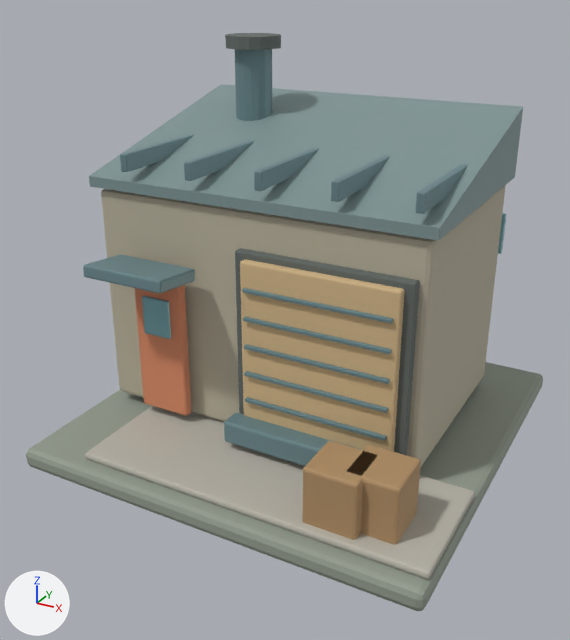
An edit to the Blender file Native/CitySimNative/WorldArt/Blender/FourViewProduction/CommercialIndustrial/ironleaf_service_workshop/ironleaf_service_workshop.blend, drawn before and after from the same camera.
Rendered twice from a 50 mm camera at (3.26, -6.4, 4.14) aimed at (-0.07, -0.34, 1.11). Arrows for +X, +Y and +Z are at lower left; the lights stay in place. The picture after the commit comes second.

Names of what the first picture shows: 'LoadingBumper', 'LoadingRecess', 'LotDiamond', 'PersonnelDoor', 'RollupDoor', 'SawtoothRoof', 'ServiceApron', 'ServiceCanopy', 'ShippingCrate_1', 'ShippingCrate_2', 'VentStack', 'WorkshopBody' and 13 more.
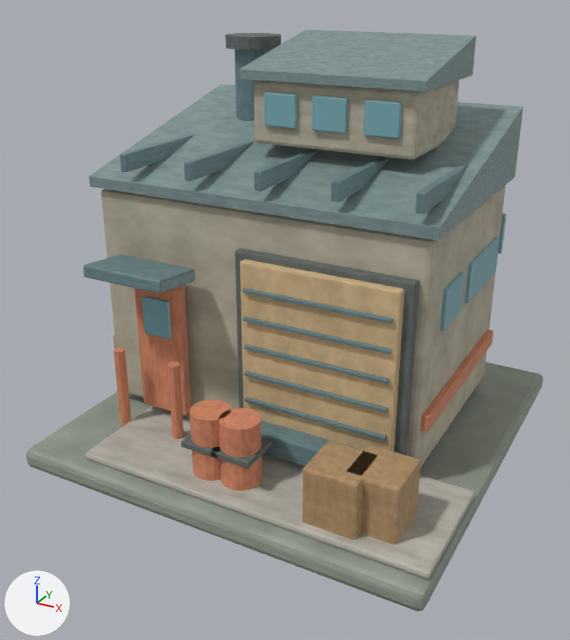
Location of each change, [x1, y1, x2, y2] in pixels of the pictures (570 x 640 px):
'MonitorRoof', added
    after: [239, 30, 476, 92]
'RoofMonitor', added
    after: [254, 80, 459, 160]
'ServiceDrum1', added
    after: [219, 408, 262, 491]
'ServiceDrum0', added
    after: [190, 400, 231, 481]
'WorkshopSideStripe_1', added
    after: [421, 330, 493, 432]
'MonitorGlass.002', added (cyan)
    after: [363, 100, 402, 139]
'MonitorGlass.001', added (cyan)
    after: [312, 96, 348, 133]
'MonitorGlass', added (cyan)
    after: [264, 92, 298, 129]
'SafetyBollard.001', added
    after: [168, 362, 184, 439]
'WorkshopSideWindow_1_0', added (cyan)
    after: [440, 272, 465, 331]
'SafetyBollard', added
    after: [113, 347, 131, 427]
'WorkshopSideWindow_1_1', added (cyan)
    after: [465, 249, 487, 303]
'DrumBand1', added
    after: [210, 438, 271, 468]
'WorkshopSideWindow_1_2', added (cyan)
    after: [483, 236, 500, 286]
'DrumBand0', added
    after: [181, 434, 221, 458]

What changed in the scene script:
```text
Add me_monitorroofmesh:
    me_monitorroofmesh.from_pydata([(-0.86, -0.63, 0.0), (0.86, -0.63, 0.0), (-0.86, 0.63, 0.0), (0.86, 0.63, 0.0), (-0.86, -0.63, 0.08), (0.86, -0.63, 0.08), (-0.86, 0.63, 0.34), (0.86, 0.63, 0.34)], [], [(0, 1, 3, 2), (0, 4, 5, 1), (2, 3, 7, 6), (0, 2, 6, 4), (1, 5, 7, 3), (4, 6, 7, 5)])
    me_monitorroofmesh.materials.append(mat_workshoproof)
Add ob_drumband1:
    ob_drumband1 = bpy.data.objects.new('DrumBand1', me_cube_039)  # 56 vertices, 54 faces; spans x -0.195..0.195, y -0.195..0.195, z -0.03..0.03
    ob_drumband1.parent = ob_assetroot
    ob_drumband1.location = (0.12, -1.48, 0.38)
Add ob_servicedrum1:
    ob_servicedrum1 = bpy.data.objects.new('ServiceDrum1', me_cylinder_005)  # a 20-sided cylinder along z spanning x -0.18..0.18, y -0.18..0.18, z -0.31..0.31
    ob_servicedrum1.parent = ob_assetroot
    ob_servicedrum1.location = (0.12, -1.48, 0.37)
Add ob_drumband0:
    ob_drumband0 = bpy.data.objects.new('DrumBand0', me_cube_039.copy())
    ob_drumband0.parent = ob_assetroot
    ob_drumband0.location = (-0.18, -1.48, 0.38)
Add ob_servicedrum0:
    ob_servicedrum0 = bpy.data.objects.new('ServiceDrum0', me_cylinder_005.copy())
    ob_servicedrum0.parent = ob_assetroot
    ob_servicedrum0.location = (-0.18, -1.48, 0.37)
Add ob_safetybollard_001:
    ob_safetybollard_001 = bpy.data.objects.new('SafetyBollard.001', me_cylinder_003)  # a 12-sided cylinder along z spanning x -0.055..0.055, y -0.055..0.055, z -0.42..0.42
    ob_safetybollard_001.parent = ob_assetroot
    ob_safetybollard_001.location = (-0.78, -1.18, 0.42)
Add ob_safetybollard:
    ob_safetybollard = bpy.data.objects.new('SafetyBollard', me_cylinder_003.copy())
    ob_safetybollard.parent = ob_assetroot
    ob_safetybollard.location = (-1.42, -1.18, 0.42)
Add ob_monitorglass_002:
    ob_monitorglass_002 = bpy.data.objects.new('MonitorGlass.002', me_cube_035)  # 56 vertices, 54 faces; spans x -0.16..0.16, y -0.025..0.025, z -0.145..0.145; in mat_workshopglass (cyan #7cadb6)
    ob_monitorglass_002.parent = ob_assetroot
    ob_monitorglass_002.location = (0.76, -0.185, 3.04)
Add ob_monitorglass_001:
    ob_monitorglass_001 = bpy.data.objects.new('MonitorGlass.001', me_cube_035.copy())
    ob_monitorglass_001.parent = ob_assetroot
    ob_monitorglass_001.location = (0.28, -0.185, 3.04)
Add ob_monitorglass:
    ob_monitorglass = bpy.data.objects.new('MonitorGlass', me_cube_035.copy())
    ob_monitorglass.parent = ob_assetroot
    ob_monitorglass.location = (-0.2, -0.185, 3.04)
Add ob_monitorroof:
    ob_monitorroof = bpy.data.objects.new('MonitorRoof', me_monitorroofmesh)
    ob_monitorroof.parent = ob_assetroot
    ob_monitorroof.location = (0.28, 0.38, 3.29)
Add ob_roofmonitor:
    ob_roofmonitor = bpy.data.objects.new('RoofMonitor', me_cube_032)  # 56 vertices, 54 faces; spans x -0.78..0.78, y -0.55..0.55, z -0.28..0.28
    ob_roofmonitor.parent = ob_assetroot
    ob_roofmonitor.location = (0.28, 0.38, 3.0)
Add ob_workshopsidestripe_1:
    ob_workshopsidestripe_1 = bpy.data.objects.new('WorkshopSideStripe_1', me_cube_030)  # 56 vertices, 54 faces; spans x -0.04..0.04, y -1.01..1.01, z -0.08..0.08
    ob_workshopsidestripe_1.parent = ob_assetroot
    ob_workshopsidestripe_1.location = (1.5, 0.28, 0.63)
Add ob_workshopsidewindow_1_2:
    ob_workshopsidewindow_1_2 = bpy.data.objects.new('WorkshopSideWindow_1_2', me_cube_029)  # 56 vertices, 54 faces; spans x -0.025..0.025, y -0.24..0.24, z -0.19..0.19; in mat_workshopglass (cyan #7cadb6)
    ob_workshopsidewindow_1_2.parent = ob_assetroot
    ob_workshopsidewindow_1_2.location = (1.48, 0.98, 1.56)
Add ob_workshopsidewindow_1_1:
    ob_workshopsidewindow_1_1 = bpy.data.objects.new('WorkshopSideWindow_1_1', me_cube_028)  # 56 vertices, 54 faces; spans x -0.025..0.025, y -0.24..0.24, z -0.19..0.19; in mat_workshopglass (cyan #7cadb6)
    ob_workshopsidewindow_1_1.parent = ob_assetroot
    ob_workshopsidewindow_1_1.location = (1.48, 0.52, 1.56)
Add ob_workshopsidewindow_1_0:
    ob_workshopsidewindow_1_0 = bpy.data.objects.new('WorkshopSideWindow_1_0', me_cube_027)  # 56 vertices, 54 faces; spans x -0.025..0.025, y -0.24..0.24, z -0.19..0.19; in mat_workshopglass (cyan #7cadb6)
    ob_workshopsidewindow_1_0.parent = ob_assetroot
    ob_workshopsidewindow_1_0.location = (1.48, -0.18, 1.56)
```
